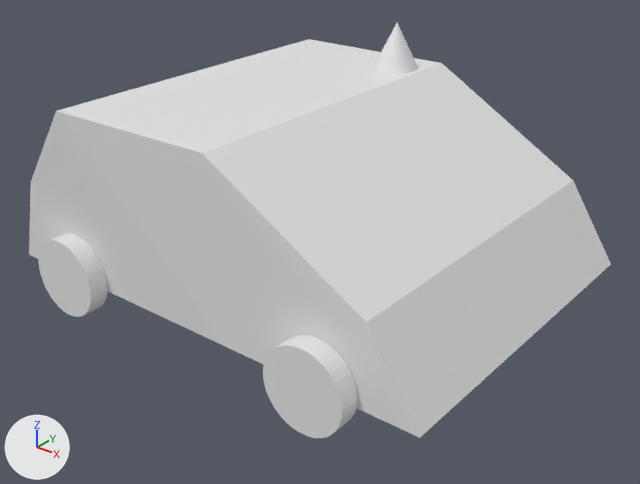
Two versions of the Blender file carSkeleton.blend, one commit apart.
The view is the same before and after, from a camera (50 mm lens) standing at (2.37, -3.2, 1.59) and looking at (-0.11, -0.1, -0.33). The lights are fixed; the arrows at lower left show +X, +Y and +Z.

Before the edit, the objects in view are built like this:
```python
me_cone = bpy.data.meshes.new('Cone')
me_cone.from_pydata(...)  # a 32-sided cone pointing to +z spanning x -1.0..1.0, y -1.0..1.0, z -1.0..1.0
me_cube_002 = bpy.data.meshes.new('Cube.002')
me_cube_002.from_pydata(...)  # 20 vertices, 18 faces; spans x -1.43..1.0, y -1.03..1.01, z -1.0..0.76
me_cylinder = bpy.data.meshes.new('Cylinder')
me_cylinder.from_pydata(...)  # a 32-sided cylinder along z spanning x -1.0..1.0, y -1.0..1.0, z -1.0..1.0; a 32-sided cylinder along z spanning x -1.0..1.0, y -1.0..1.0, z 36.8..38.8
me_cylinder_002 = bpy.data.meshes.new('Cylinder.002')
me_cylinder_002.from_pydata(...)  # a 32-sided cylinder along z spanning x -1.0..1.0, y -1.0..1.0, z -1.0..1.0; a 32-sided cylinder along z spanning x -1.0..1.0, y -1.0..1.0, z 36.8..38.8
ob_cone = bpy.data.objects.new('Cone', me_cone)
ob_cone.location = (-0.217, 0.669, 0.49)
ob_cone.scale = (0.122, 0.122, 0.122)
ob_cube = bpy.data.objects.new('Cube', me_cube_002)
ob_cube.location = (0.0, 0.0, 0.0)
ob_cube.scale = (1.0, 0.9, 0.5)
ob_cylinder = bpy.data.objects.new('Cylinder', me_cylinder)
ob_cylinder.location = (-0.987, 0.953, -0.454)
ob_cylinder.rotation_euler = (1.571, 0.0, 0.0)  # degrees (90, 0, 0)
ob_cylinder.scale = (0.202, 0.202, 0.0504)
ob_cylinder_002 = bpy.data.objects.new('Cylinder.002', me_cylinder_002)
ob_cylinder_002.location = (0.514, 0.953, -0.454)
ob_cylinder_002.rotation_euler = (1.571, 0.0, 0.0)  # degrees (90, 0, 0)
ob_cylinder_002.scale = (0.202, 0.202, 0.0504)
```
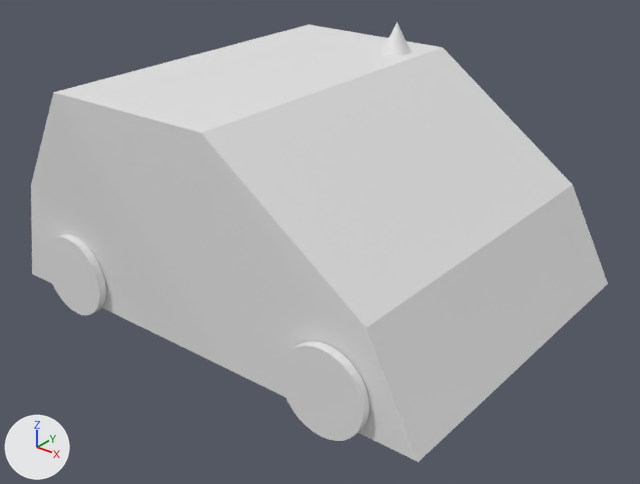
Where the newer file only moved an object's origin or applied its transform, the numbers keep the older frame.

Pixel boxes [x1, y1, x2, y2] of what changed, in the pictures (640 x 484 px):
'Cube', mesh rescaled (9% taller): before [29, 39, 611, 438]; after [31, 25, 608, 462]
'Cylinder.002', deleted: before [263, 334, 358, 438]
'wheelFR', added: after [281, 341, 370, 441]
'Cylinder', deleted: before [38, 233, 108, 317]
'wheelRR', added: after [46, 234, 106, 315]

Patch to the scene script:
```diff
--- a/carSkeleton.blend.py
+++ b/carSkeleton.blend.py
@@ me_cube_002 @@
 me_cube_002.from_pydata(...)  # 20 vertices, 18 faces; spans x -1.43..1.0, y -1.03..1.01, z -1.0..0.76
 # used by ob_cube; location = (0.0, 0.0, 0.0); scale = (1.0, 0.9, 0.5)
+# me_cube_002 part 1: the whole mesh is scaled about the mesh origin by (1, 1, 1.23)
@@ me_cylinder_005 @@
+me_cylinder_005.from_pydata(...)  # a 32-sided cylinder along y spanning x -0.208..0.208, y -0.021..0.021, z -0.208..0.208
@@ ob_cylinder @@
-ob_cylinder = bpy.data.objects.new('Cylinder', me_cylinder)
-ob_cylinder.location = (-0.987, 0.953, -0.454)
-ob_cylinder.rotation_euler = (1.571, 0.0, 0.0)  # degrees (90, 0, 0)
-ob_cylinder.scale = (0.202, 0.202, 0.0504)
@@ ob_cylinder_002 @@
-ob_cylinder_002 = bpy.data.objects.new('Cylinder.002', me_cylinder_002)
-ob_cylinder_002.location = (0.514, 0.953, -0.454)
-ob_cylinder_002.rotation_euler = (1.571, 0.0, 0.0)  # degrees (90, 0, 0)
-ob_cylinder_002.scale = (0.202, 0.202, 0.0504)
@@ ob_wheelrr @@
+ob_wheelrr = bpy.data.objects.new('wheelRR', me_cylinder_005)
+ob_wheelrr.location = (-1.002, -0.925, -0.469)
@@ ob_wheelfr @@
+ob_wheelfr = bpy.data.objects.new('wheelFR', me_cylinder_005.copy())
+ob_wheelfr.location = (0.566, -0.925, -0.469)
```
